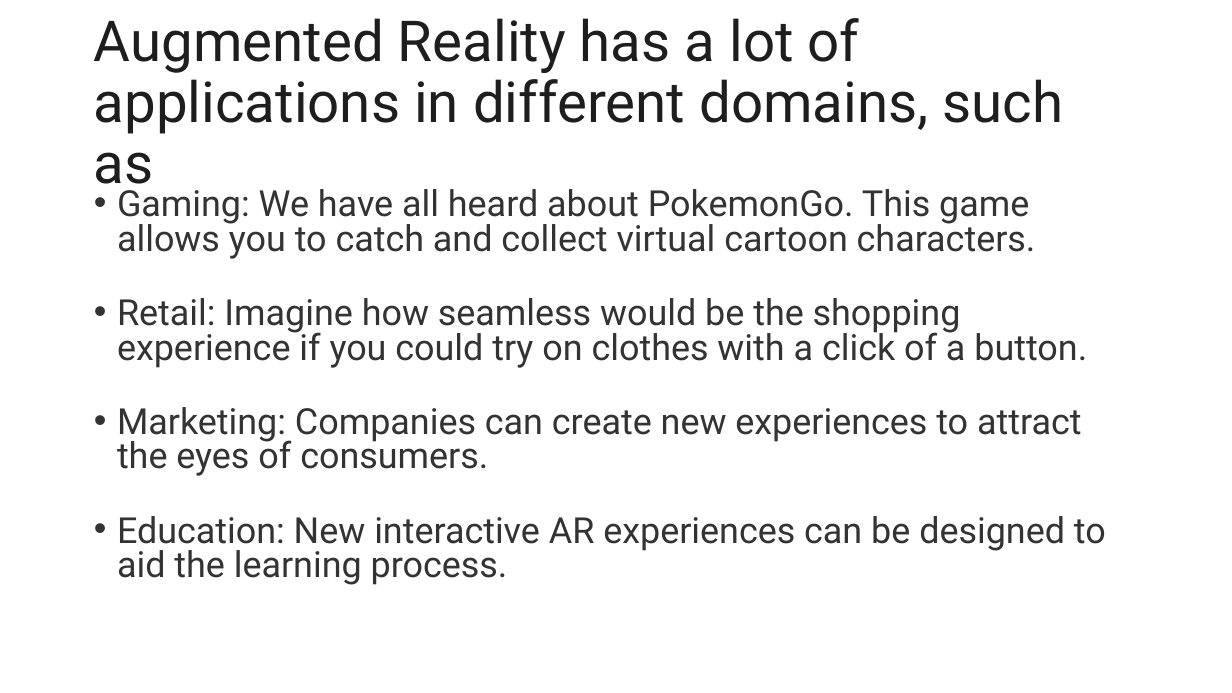
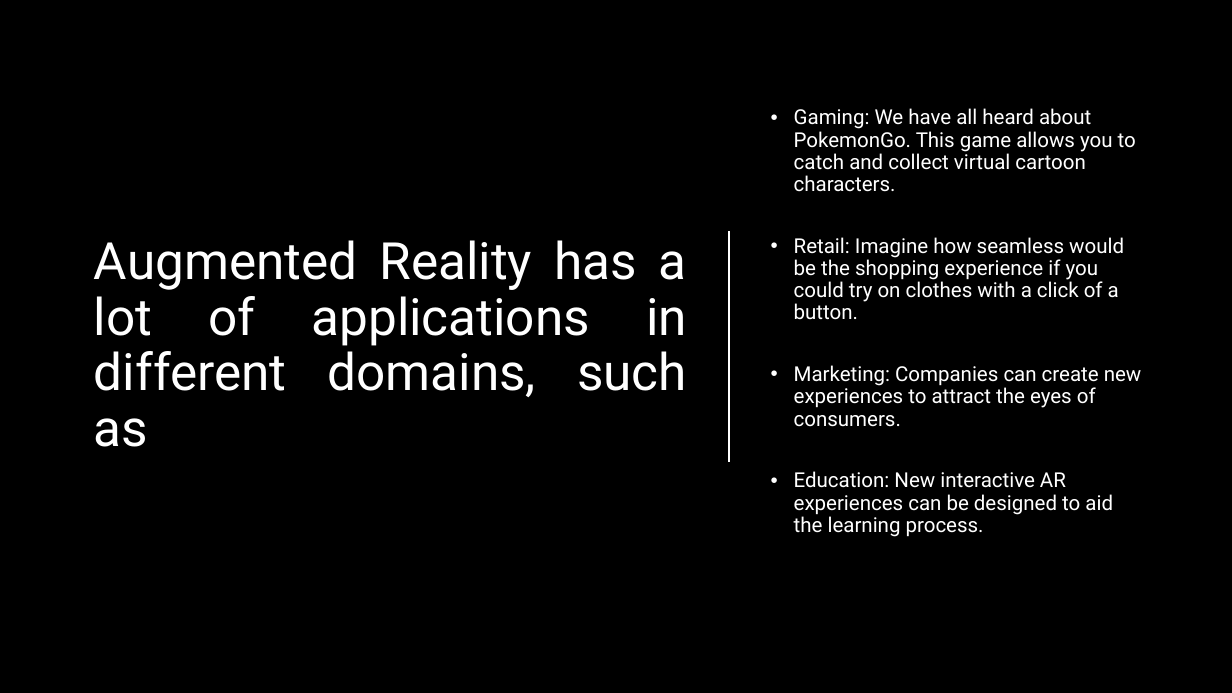
Before and after one commit to blinmura/ar, a slide deck: slide 4 of ar.pptx. Drawn at 1232x693 pixels with LibreOffice and Linux fonts; fonts in the diff are those of the drawing; background and template pictures are left out. Boxes give left, top, right and bottom in pixels: in the first picture for what was removed or moved away, otherwise in the second. Text is boxed around its words. In the diff, an @@ line names an element or a change of style, - is before the commit and + after.

```diff
--- a/ar.pptx
+++ b/ar.pptx
@@ background #FFFFFF to picture (left out) @@
@@ title "Augmented Reality has a lot ...": place and size @@
-title "Augmented Reality has a lot ..." at box(94, 18, 1063, 196)
+title "Augmented Reality has a lot ..." at box(94, 240, 687, 447)
@@ title "Augmented Reality has a lot ..." at box(94, 240, 687, 447): size 44 to 40 pt, text colour #1E1E1E to none, letter outline none to #FFFFFF 1.75 pt; alignment left to justified @@
@@ text "Gaming: We have all heard ...": place and size @@
-text "Gaming: We have all heard ..." at box(117, 183, 1106, 585)
+text "Gaming: We have all heard ..." at box(794, 108, 1142, 537)
@@ text "Gaming: We have all heard ..." at box(794, 108, 1142, 537): size 28 to 16 pt, text colour #333333 to #FFFFFF; line spacing 0.8 to 0.9; vertical alignment top to middle @@
@@ line added from (729, 231) to (729, 462), #FFFFFF 1.25 pt @@
```
Also in this commit, not shown: 5 other slides changed.
